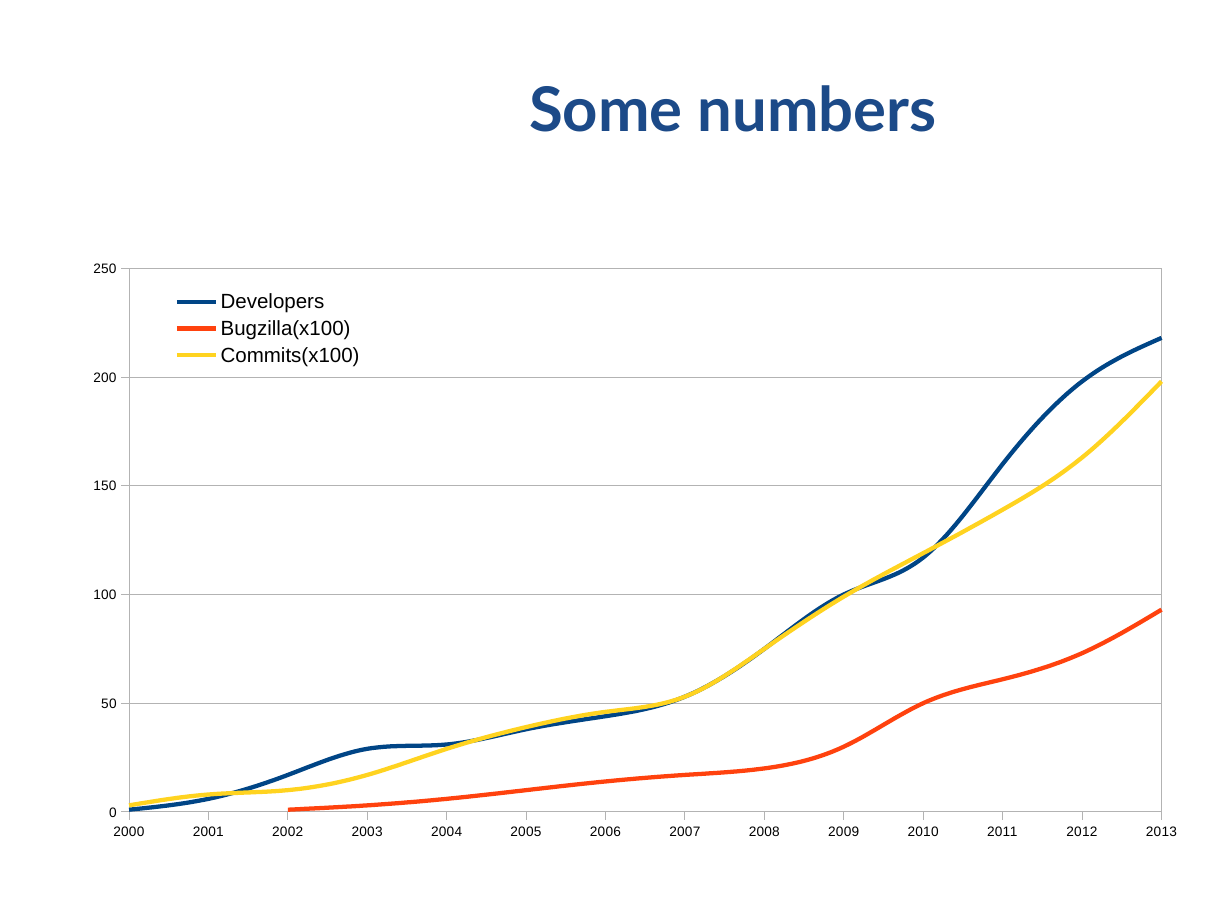
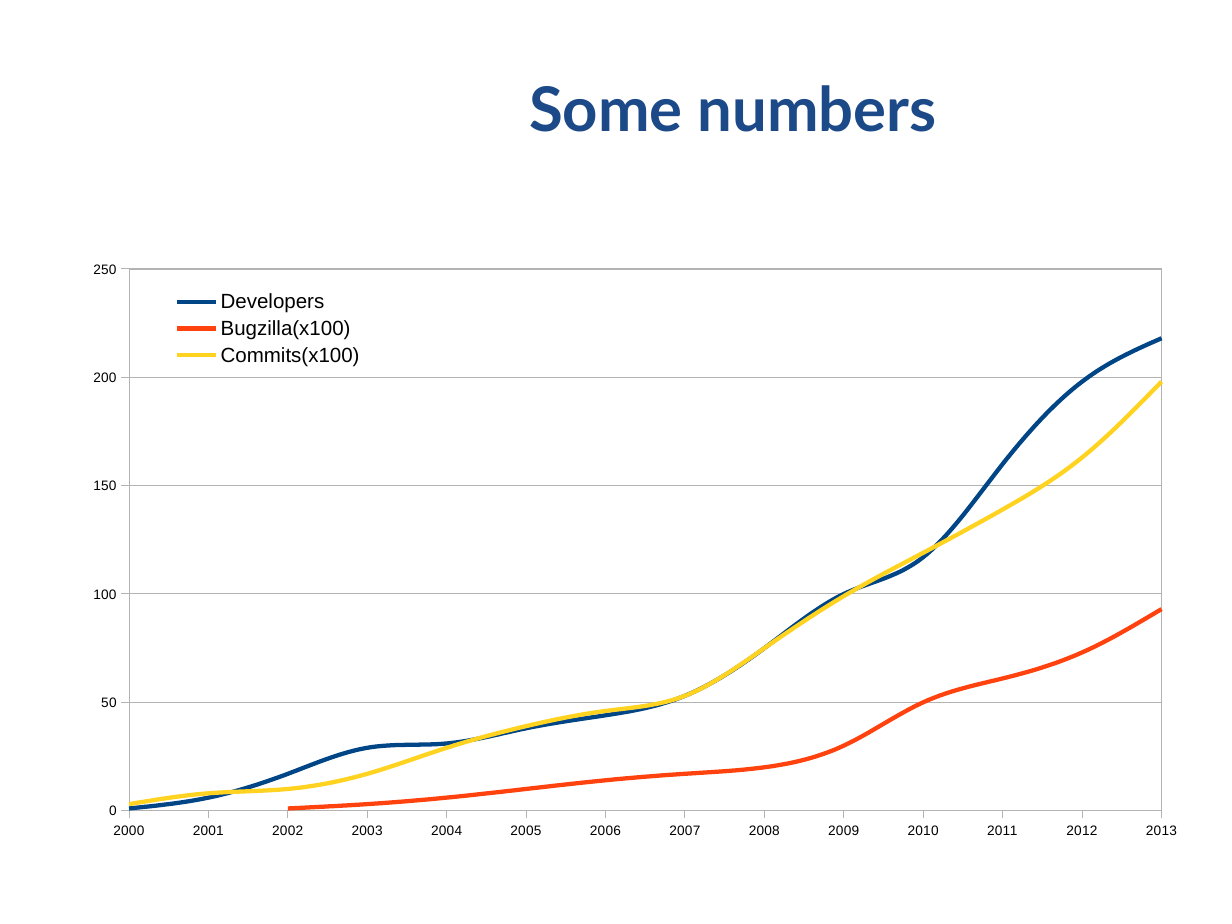
Before and after one commit to ranginui/presentation, a slide deck: slide 22 of kohacon15/history/history.odp. Drawn at 1232x924 pixels with LibreOffice and Linux fonts; fonts in the diff are those of the drawing; background and template pictures are left out. Boxes give left, top, right and bottom in pixels: in the first picture for what was removed or moved away, otherwise in the second. Text is boxed around its words. In the diff, an @@ line names an element or a change of style, - is before the commit and + after.

```diff
--- a/kohacon15/history/history.odp
+++ b/kohacon15/history/history.odp
@@ line chart at (x1=48, y1=201, x2=1196, y2=872) @@
@@ plot area changed @@
```
Also in this commit, not shown: 4 other slides changed, 1 slide added.
